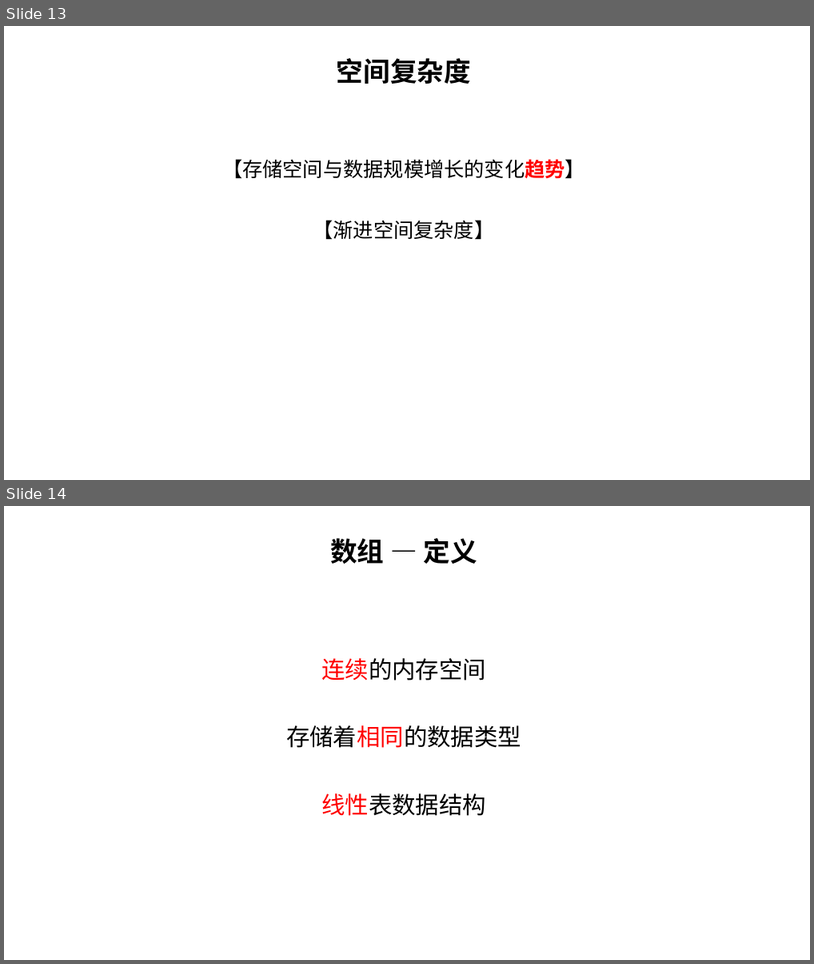
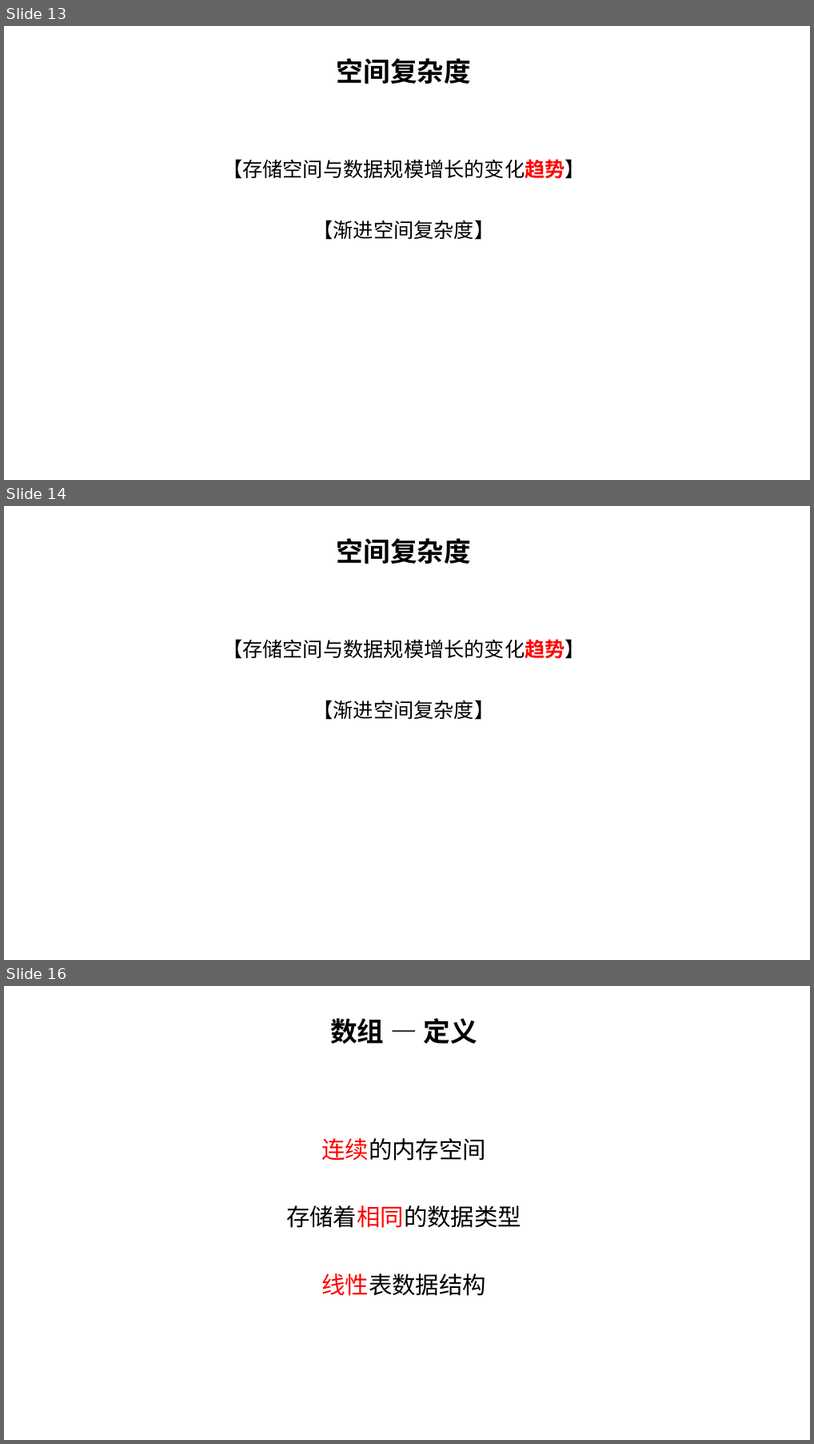
Before and after one commit to sunchong/ALG, a slide deck: ALG/docs/数据结构与算法.pptx. Shown one above the other, each under a label of ours: slides 13 and 14 before the commit, slides 13, 14 and 16 after it; the slides between them are not shown. The pictures are 814x964 and 814x1444 pixels, drawn with LibreOffice and Linux fonts; fonts in the diff are those of the drawing. Boxes give left, top, right and bottom in pixels: in the first picture for what was removed or moved away, otherwise in the second. Text is boxed around its words. In the diff, an @@ line names an element or a change of style, - is before the commit and + after.

```diff
--- a/ALG/docs/数据结构与算法.pptx
+++ b/ALG/docs/数据结构与算法.pptx
@@ slide 14 added at (x1=4, y1=506, x2=810, y2=960), background #FFFFFF @@
@@ subtitle added at (x1=222, y1=538, x2=586, y2=720), 24 pt, text #000000 @@
+空间复杂度
+【存储空间与数据规模增长的变化趋势】
+【渐进空间复杂度】
@@ what was slide 14 is now slide 16 @@
```
Also in this commit, not shown: 3 slides changed, 4 other slides added, 1 slide removed, 17 other files.
